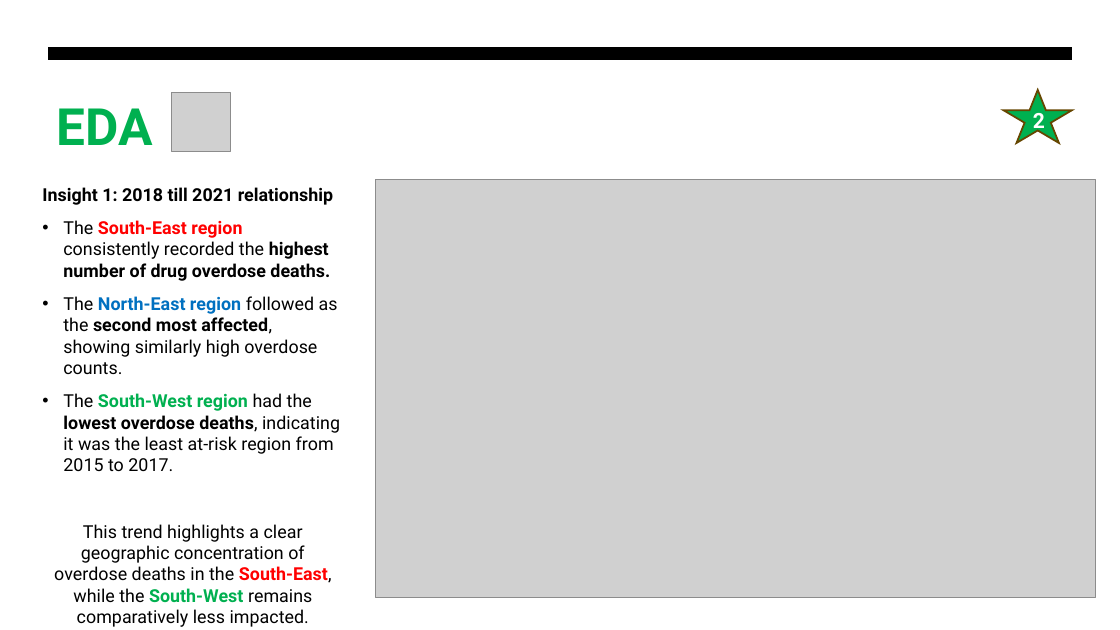
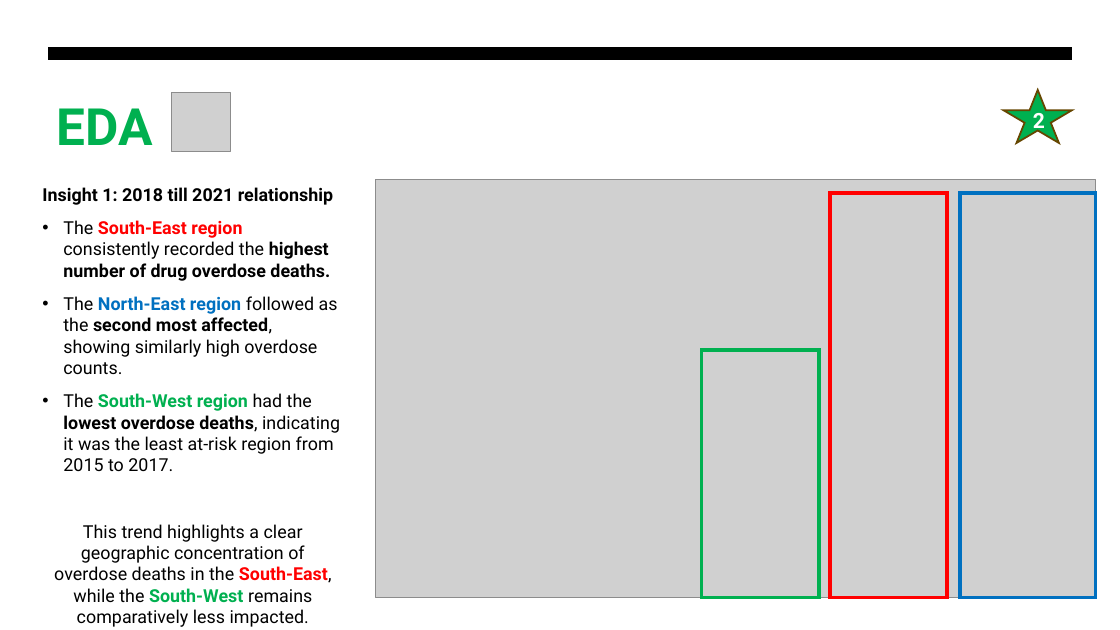
Before and after one commit to AaronTYT/IOD_mini_project_1-US_Drugs, a slide deck: slide 15 of Mini_Project1_Aaron_Tan_Drugs.pptx. Drawn at 1120x630 pixels with LibreOffice and Linux fonts; fonts in the diff are those of the drawing; grey boxes stand for pictures. Boxes give left, top, right and bottom in pixels: in the first picture for what was removed or moved away, otherwise in the second. Text is boxed around its words. In the diff, an @@ line names an element or a change of style, - is before the commit and + after.

```diff
--- a/Mini_Project1_Aaron_Tan_Drugs.pptx
+++ b/Mini_Project1_Aaron_Tan_Drugs.pptx
@@ rectangle added at (830, 193, 947, 597), outline #FF0000 3 pt @@
@@ rectangle added at (960, 193, 1096, 597), outline #0070C0 3 pt @@
@@ rectangle added at (702, 350, 818, 598), outline #00B050 3 pt @@
```
Also in this commit, not shown: 3 other slides changed, 7 slides added, 1 other file.
